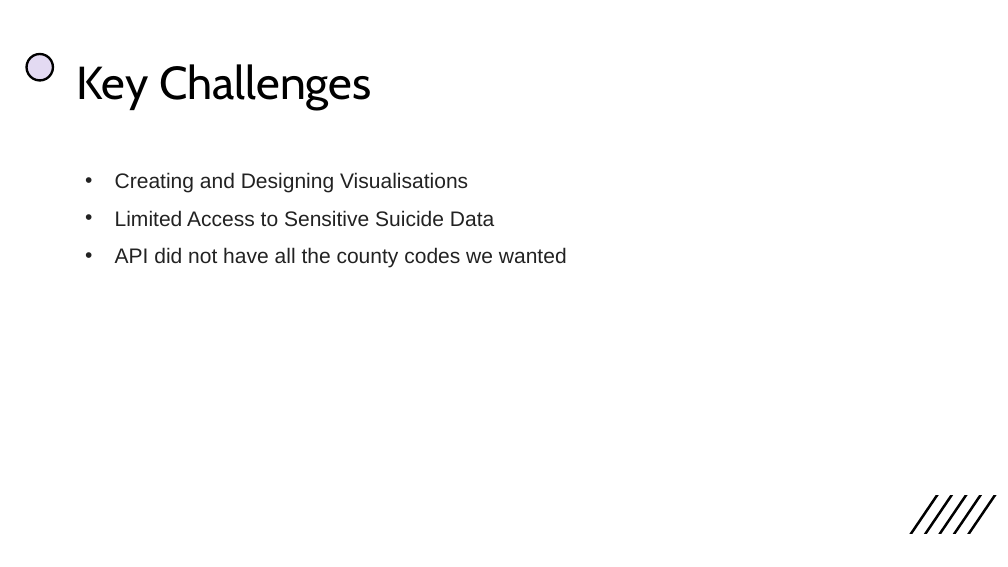
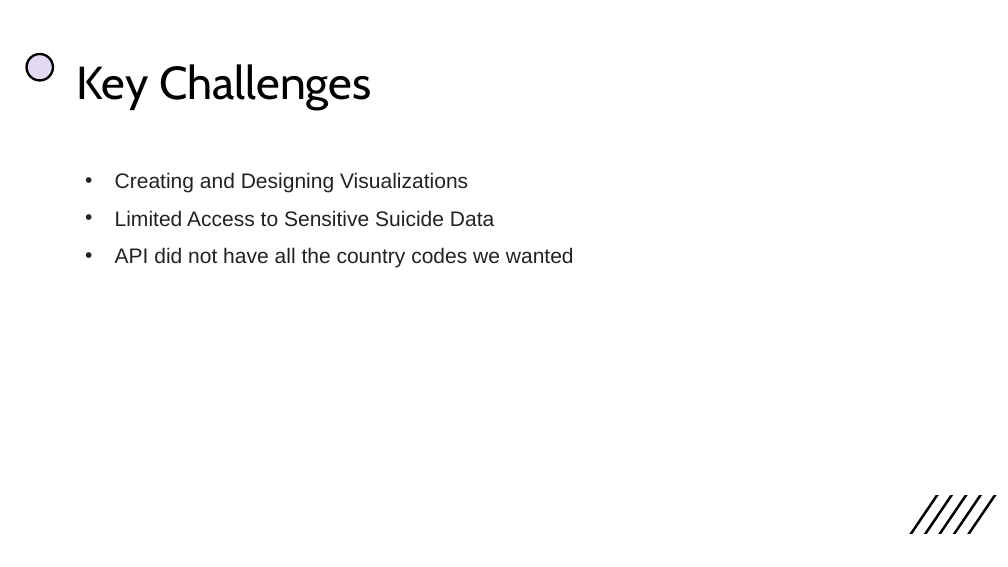
Before and after one commit to prasannarangam21/Project2, a slide deck: slide 15 of PROJECT-2.pptx. Drawn at 1008x567 pixels with LibreOffice and Linux fonts; fonts in the diff are those of the drawing. Boxes give left, top, right and bottom in pixels: in the first picture for what was removed or moved away, otherwise in the second. Text is boxed around its words. In the diff, an @@ line names an element or a change of style, - is before the commit and + after.

```diff
--- a/PROJECT-2.pptx
+++ b/PROJECT-2.pptx
@@ text at (115,172,468,192): text changed @@
-• Creating and Designing Visualisations
+• Creating and Designing Visualizations
@@ text at (115,247,574,268): text changed @@
-• API did not have all the county codes we wanted
+• API did not have all the country codes we wanted
```
Also in this commit, not shown: 4 other slides changed.
